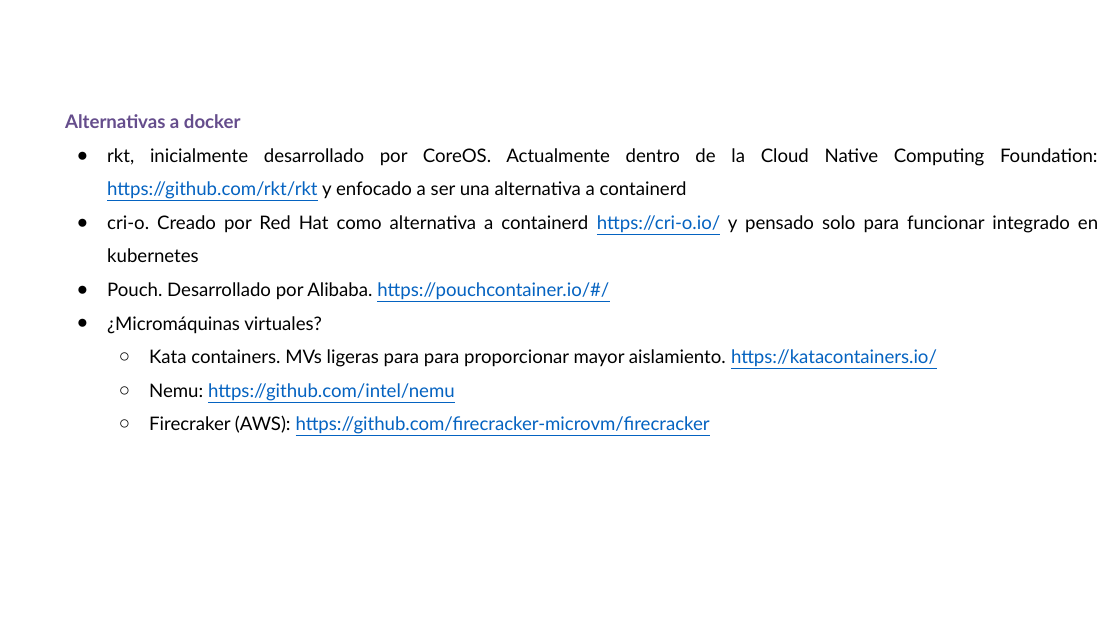
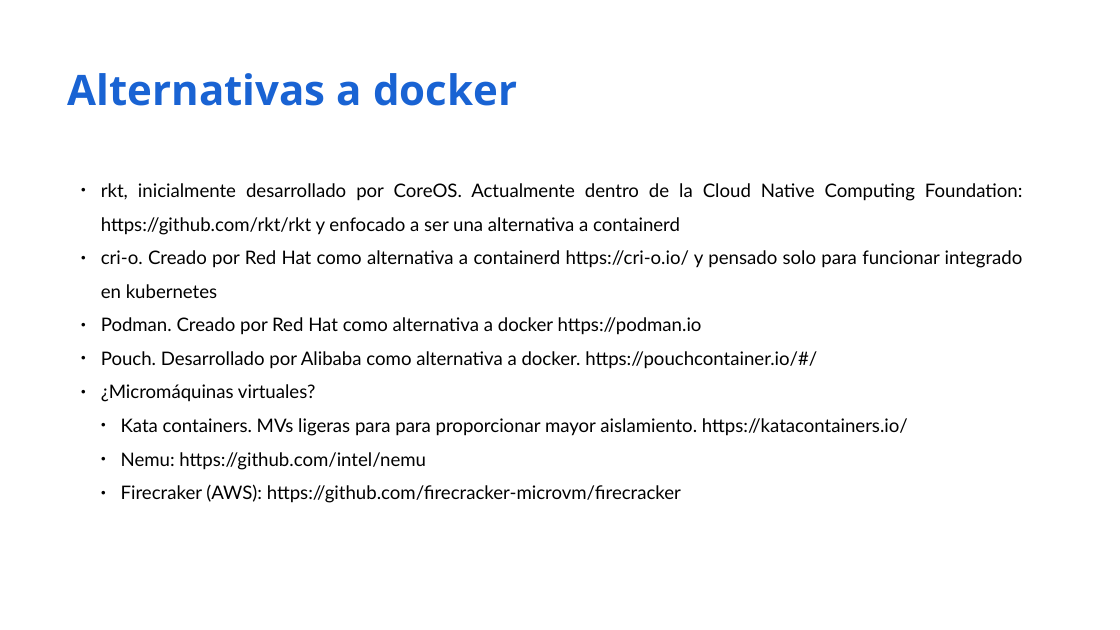
Before and after one commit to iesgn/curso_kubernetes_2020, a slide deck: slide 23 of unidad1/01-despliegue_aplic_contenedores.odp (slide 19 before the commit). Drawn at 1120x630 pixels with LibreOffice and Linux fonts; fonts in the diff are those of the drawing. Boxes give left, top, right and bottom in pixels: in the first picture for what was removed or moved away, otherwise in the second. Text is boxed around its words. In the diff, an @@ line names an element or a change of style, - is before the commit and + after.

```diff
--- a/unidad1/01-despliegue_aplic_contenedores.odp
+++ b/unidad1/01-despliegue_aplic_contenedores.odp
@@ text added at <box>68,73,517,106</box>, 36 pt, text #1963D3, bold @@
+Alternativas a docker
@@ text at <box>65,114,241,128</box>: paragraph removed @@
-Alternativas a docker
@@ text "rkt, inicialmente desarrollado por CoreOS. ...": place and size @@
-text "rkt, inicialmente desarrollado por CoreOS. ..." at <box>65,114,1098,434</box>
+text "rkt, inicialmente desarrollado por CoreOS. ..." at <box>101,183,1023,503</box>
@@ text at <box>101,183,1023,503</box>: text colour #0563C1 to #000000, underline off in "https://github.com/rkt/rkt", "https://cri-o.io/", "https://katacontainers.io/", "https://github.com/intel/nemu" and 1 more places; indent changed; bullet ○ to ● @@
@@ text at <box>101,317,817,369</box>: text changed @@
-● Pouch. Desarrollado por Alibaba. https://pouchcontainer.io/#/
+● Podman. Creado por Red Hat como alternativa a docker https://podman.io
+● Pouch. Desarrollado por Alibaba como alternativa a docker. https://pouchcontainer.io/#/
```
Also in this commit, not shown: 10 other slides changed, 21 slides added, 1 slide removed, 1 other file.
